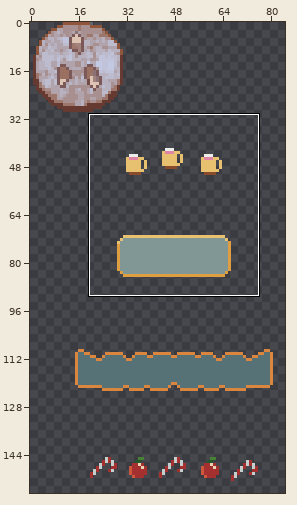
One commit to this sprite sheet: tilesets/signs.png. The picture above shows the old version from afar; the outline marks the close-up.
Close-up. As it was:
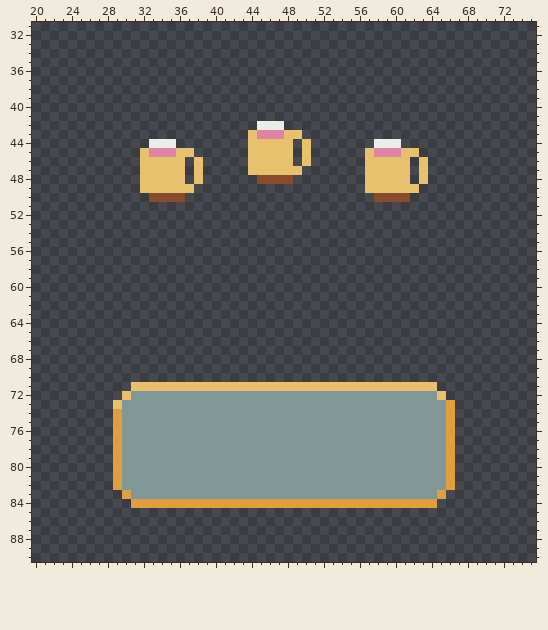
The file is 320x160 pixels. Colours within 5 levels of each other are drawn and written as one. Shown: x 20..75, y 31..90. The wide view leaves out empty margins.
The same view after the edit:
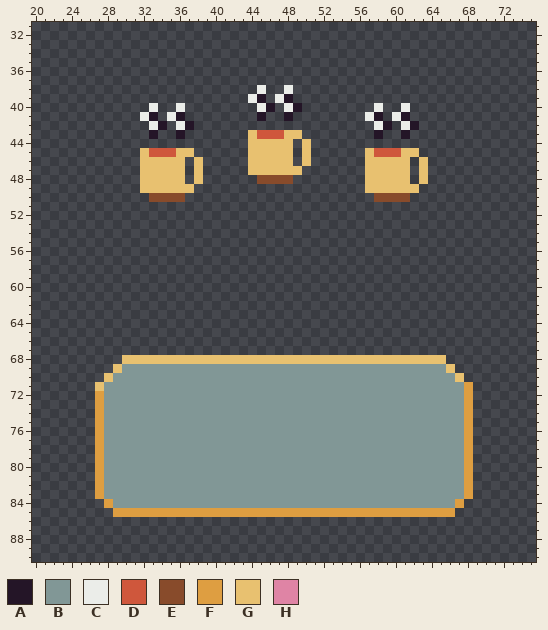
Palette (. is transparent): A #241527  B #819796  C #ebede9  D #cf573c  E #884b2b  F #de9e41  G #e8c170  H #df84a5
Difference:
y 38: x 45 . -> C; x 48 . -> C
y 39: x 44..45 .. -> CA; x 47..48 .. -> CA
y 40: x 33 . -> C; x 36 . -> C; x 45..46 .. -> CA; x 48..49 .. -> CA; x 58 . -> C; x 61 . -> C
y 41: x 32..33 .. -> CA; x 35..36 .. -> CA; x 45 . -> A; x 48 . -> A; x 57..58 .. -> CA; x 60..61 .. -> CA
y 42: x 33..34 .. -> CA; x 36..37 .. -> CA; x 45..47 CCC -> ...; x 58..59 .. -> CA; x 61..62 .. -> CA
y 43: x 33 . -> A; x 36 . -> A; x 45..47 HHH -> DDD; x 58 . -> A; x 61 . -> A
y 44: x 33..35 CCC -> ...; x 58..60 CCC -> ...
y 45: x 33..35 HHH -> DDD; x 58..60 HHH -> DDD
y 68: x 30..65 .................................... -> GGGGGGGGGGGGGGGGGGGGGGGGGGGGGGGGGGGG
y 69: x 29..66 ...................................... -> GBBBBBBBBBBBBBBBBBBBBBBBBBBBBBBBBBBBBG
y 70: x 28..67 ........................................ -> GBBBBBBBBBBBBBBBBBBBBBBBBBBBBBBBBBBBBBBG
y 71: x 27..68 ....GGGGGGGGGGGGGGGGGGGGGGGGGGGGGGGGGG.... -> GBBBBBBBBBBBBBBBBBBBBBBBBBBBBBBBBBBBBBBBBF
y 72: x 27..30 ...G -> FBBB; x 65..68 G... -> BBBF
y 73: x 27..29 ..G -> FBB; x 66..68 F.. -> BBF
y 74..82: x 27..29 ..F -> FBB; x 66..68 F.. -> BBF
y 83: x 27..30 ...F -> FBBB; x 65..68 F... -> BBBF
y 84: x 28..67 ...FFFFFFFFFFFFFFFFFFFFFFFFFFFFFFFFFF... -> FBBBBBBBBBBBBBBBBBBBBBBBBBBBBBBBBBBBBBBF
y 85: x 29..66 ...................................... -> FFFFFFFFFFFFFFFFFFFFFFFFFFFFFFFFFFFFFF
